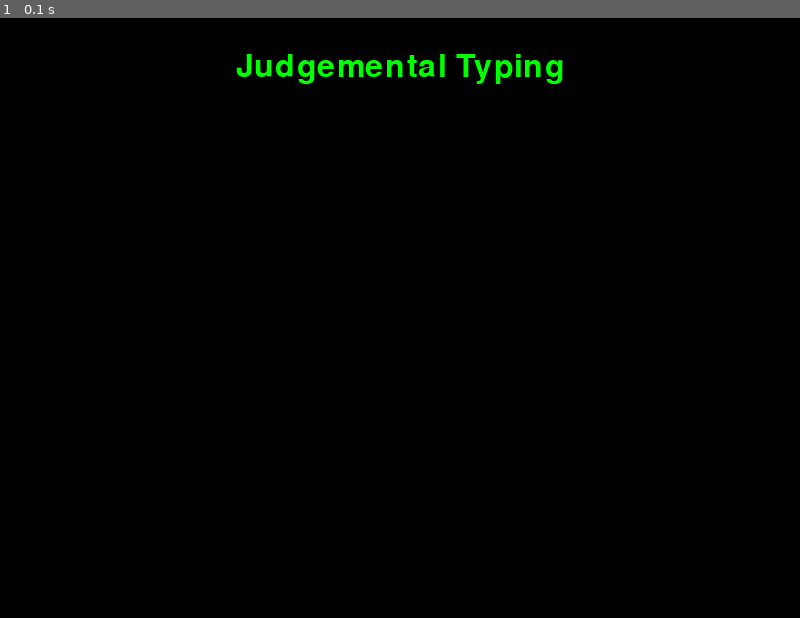
Above: before the commit, frame 1.
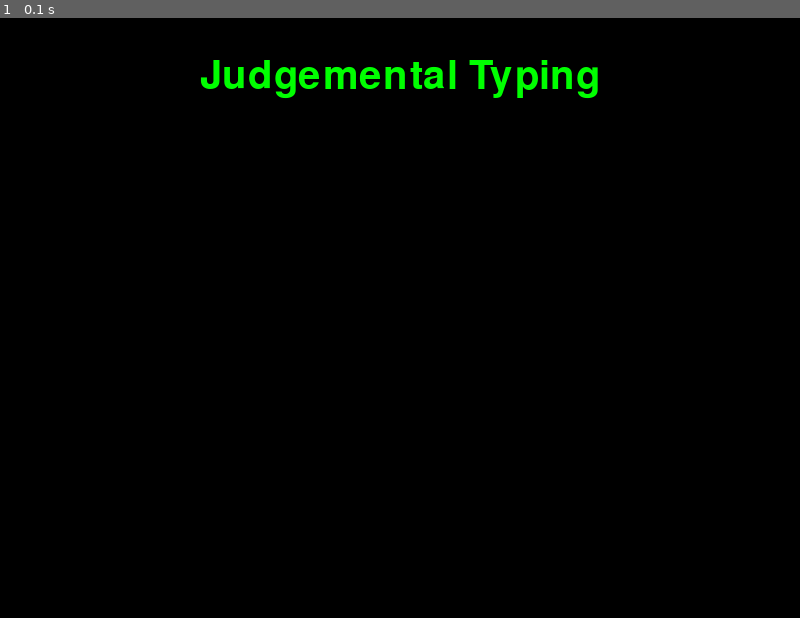
Above: after the commit, the same moment.

Repository: Similarity097/Judgemental-Typing
Game: pygame game, started from main.py
The game is run twice, just before and just after one commit, with the same random seed, the same clock (stepped at 60 frames per second) and the same inputs.
Inputs:
- Up to frame 1 (0.1 s): no input

The runs differ from the first frame. In frame 1, 1.5% of the frame differs, in the area x 25-75%, y 6-14%.

Commit message:
Update main.py

Diff:
--- a/main.py
+++ b/main.py
@@ -1,35 +1,75 @@
 import pygame
-#initalizeing pygame
+import os
+import sys
+os.chdir(os.path.dirname(os.path.abspath(__file__)))
 pygame.init()
-#creating the screen
-screen=pygame.display.set_mode((800,600))
-pygame.display.set_caption("Judgemental Typing")
-#icon for gui window
 
-import os
-os.chdir(os.path.dirname(os.path.abspath(__file__)))
+class typing:
 
-icon = pygame.image.load('venta.jpg')
-pygame.display.set_icon(icon)
-pygame.display.update()
+	def __init__(self):
+		self.w=800
+		self.h=600
+		self.reset=True
+		self.active=False
+		self.input_Text=''
+		self.word=''
+		self.total_time=0
+		self.accuracy='0%'
+		self.results= "Time:0 Accuracy:0 % Wpm:0"
+		self.wpm=0
+		self.end=False
+		self.white = (255, 255, 255)
+		self.green = (0, 255, 0)
+		self.blue = (0, 0, 128)
 
-#basic colour codings
-white = (255, 255, 255)
-green = (0, 255, 0)
-blue = (0, 0, 128)
+		self.screen=pygame.display.set_mode((self.w,self.h))
+		pygame.display.set_caption("Judgemental Typing")
+		icon = pygame.image.load('venta.jpg')
+		pygame.display.set_icon(icon)
+		pygame.display.update()
 
-#adding text to the gui window
-font = pygame.font.Font("freesansbold.ttf",32)
-text = font.render("Judgemental Typing", True , green )
-textRect= text.get_rect()
-textRect.center = (400, 50)
+	def text_display(self,screen,msg,y,fsize,color):
+		font = pygame.font.Font("freesansbold.ttf", fsize)
+		text = font.render(msg , True , color)
+		text_rect = text.get_rect(center=(self.w/2, y))
+		screen.blit(text, text_rect)
+		pygame.display.update()
 
-running = True
-# keep game running till running is true
-while running:
-	screen.fill((0,0,0))
-	screen.blit(text, textRect)
-	for event in pygame.event.get():
-		if event.type == pygame.QUIT:
-			running = False
-	pygame.display.update()
+	def get_sentence(self):
+		return
+		#add code for importing lines
+
+	def result(self):
+		return
+		#add print statements and codes for result
+
+	def run(self):
+
+		self.resetg()
+		self.running = True
+		while (self.running):
+
+			for event in pygame.event.get():
+				if event.type == pygame.QUIT:
+					self.running = False
+					sys.exit()
+
+			pygame.display.update()
+
+	def resetg(self):
+		self.screen=pygame.display.set_mode((self.w,self.h))
+		pygame.display.update()
+		self.reset=False
+		self.end = False
+		self.input_text = ''
+		self.word = ''
+		self.time_start = 0
+		self.total_time = 0
+		self.wpm = 0
+
+		self.screen.fill((0,0,0))
+		execute.text_display(self.screen,"Judgemental Typing",60,40,self.green)
+
+
+execute=typing()
+execute.run()
